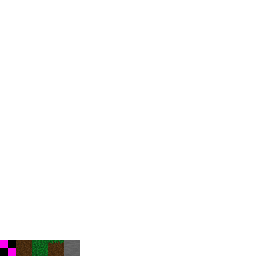
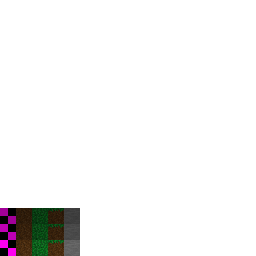
Layered file, before and after one edit (256px x 256px). Changes by layer:
painted on "Background" over [0, 208, 80, 240]
